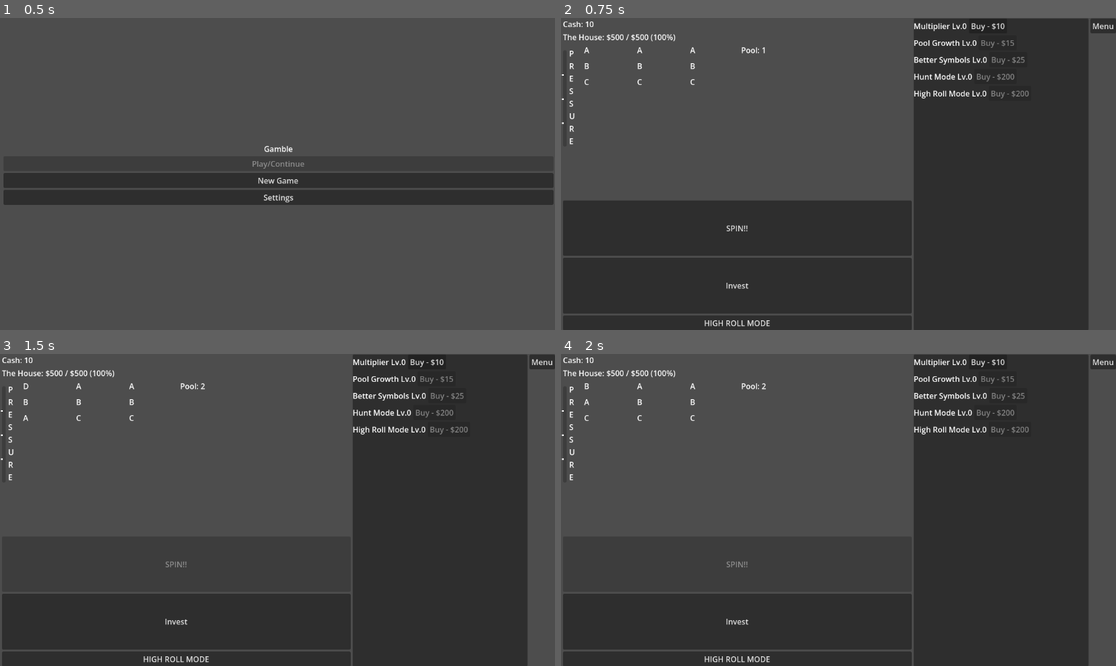
Above: before the commit, frames 1-4 (two rows, left to right).
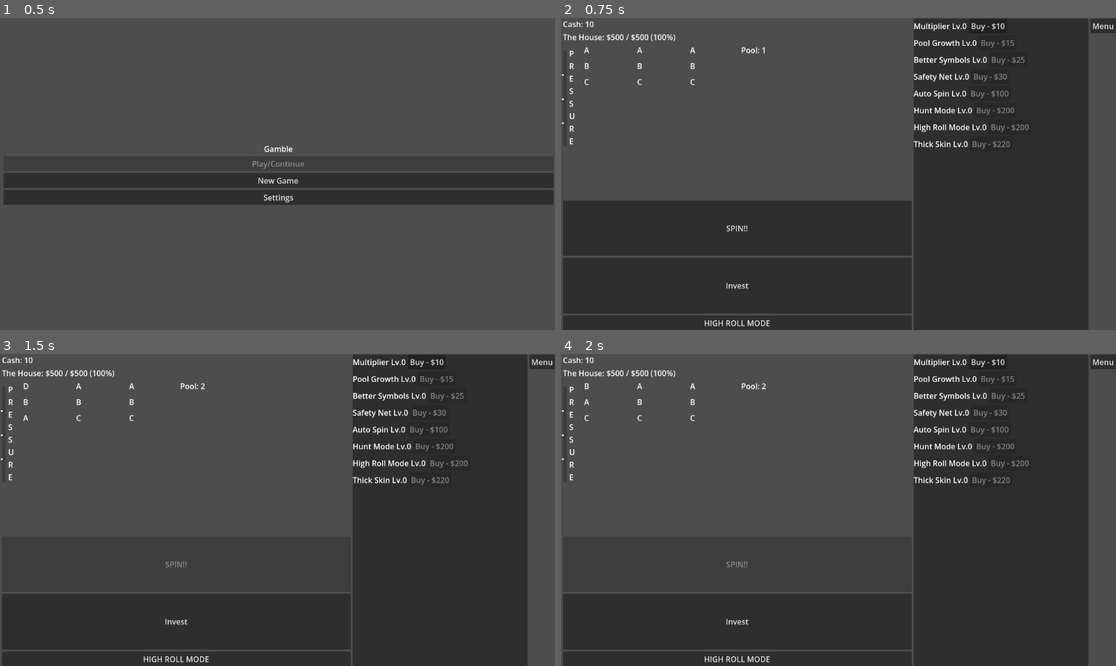
Above: after the commit, the same moments.

Repository: CarterLaFrenz/idle-casino-game
Game: Godot game, scene res://menu.tscn
Two runs of this game, one before a commit and one after it. Both use one fixed random seed, a clock stepped at 60 frames per second and the inputs below.
Inputs:
- Up to frame 1 (0.5 s): no input
- Up to frame 2 (0.75 s): click "New Game" at 0.5 s
- Up to frame 3 (1.5 s): click "SPIN!!" at 1.25 s
- Up to frame 4 (2 s): no input

Frame 1 is identical in both runs. In frame 2, 0.9% of the frame differs, in the area x 63-85%, y 17-43%; in frame 3, 0.9%; in frame 4, 0.9%.

Commit message:
Add new upgrade resources and update upgrade manager

Diff:
--- /dev/null
+++ b/data/upgrades/auto_spin.tres
@@ -0,0 +1,15 @@
+[gd_resource type="Resource" script_class="UpgradeData" format=3 uid="uid://bbiejuous0r44"]
+
+[ext_resource type="Script" uid="uid://ufkmj78wsthr" path="res://upgrade_data.gd" id="1_yybyq"]
+
+[resource]
+script = ExtResource("1_yybyq")
+display_name = "Auto Spin"
+description = "Automatically spins the slot machine for you. Each level speeds up the interval between spins."
+effect_type = "auto_spin"
+effect_per_level = 0.5
+base_value = 3.0
+base_cost = 100
+max_level = 5
+shop_order = 4
+metadata/_custom_type_script = "uid://ufkmj78wsthr"
--- /dev/null
+++ b/data/upgrades/lucky_finger.tres
@@ -0,0 +1,16 @@
+[gd_resource type="Resource" script_class="UpgradeData" format=3 uid="uid://b4m8ajfref3w4"]
+
+[ext_resource type="Script" uid="uid://ufkmj78wsthr" path="res://upgrade_data.gd" id="1_bvsx5"]
+
+[resource]
+script = ExtResource("1_bvsx5")
+display_name = "Lucky Finger"
+description = "Make those pesky skulls show up less."
+effect_type = "skull_weight"
+effect_per_level = 2.0
+base_cost = 280
+cost_scale = 2.2
+max_level = 5
+shop_order = 8
+requires_house_level = 2
+metadata/_custom_type_script = "uid://ufkmj78wsthr"
--- /dev/null
+++ b/data/upgrades/safety_net.tres
@@ -0,0 +1,14 @@
+[gd_resource type="Resource" script_class="UpgradeData" format=3 uid="uid://o4ussx3rrudf"]
+
+[ext_resource type="Script" uid="uid://ufkmj78wsthr" path="res://upgrade_data.gd" id="1_2gr6g"]
+
+[resource]
+script = ExtResource("1_2gr6g")
+display_name = "Safety Net"
+description = "Reduces the amount of pool lost on a bust. Each level softens the blow by 5%."
+effect_type = "safety_net"
+effect_per_level = 0.25
+base_cost = 30
+max_level = 5
+shop_order = 3
+metadata/_custom_type_script = "uid://ufkmj78wsthr"
--- /dev/null
+++ b/data/upgrades/thick_skin.tres
@@ -0,0 +1,15 @@
+[gd_resource type="Resource" script_class="UpgradeData" format=3 uid="uid://cnt8v00ta2s2r"]
+
+[ext_resource type="Script" uid="uid://ufkmj78wsthr" path="res://upgrade_data.gd" id="1_bj4rl"]
+
+[resource]
+script = ExtResource("1_bj4rl")
+display_name = "Thick Skin"
+description = "Reduce how much those losses hurt in hunt mode."
+effect_type = "bust_penalty"
+effect_per_level = 0.05
+base_cost = 220
+cost_scale = 2.5
+max_level = 4
+shop_order = 7
+metadata/_custom_type_script = "uid://ufkmj78wsthr"
--- a/upgrade_data.gd
+++ b/upgrade_data.gd
@@ -8,7 +8,7 @@
 @export_enum("payout_mult", "pool_per_spin", "unlock_symbols", "luck", "bust_penalty",
 	"spin_speed", "house_threshold", "reroll_chance", "safety_net",
 	"auto_spin", "offline_efficiency", "max_afk_hours",
-	"hunt_mode", "auto_cashout") var effect_type: String = "payout_mult"
+	"high_roll_mode", "auto_cashout", "skull_weight") var effect_type: String = "payout_mult"
 @export var effect_per_level: float = 1.0
 
 ## Base value for feature unlocks
--- a/upgrade_manager.gd
+++ b/upgrade_manager.gd
@@ -93,7 +93,6 @@
 
 	# Luck, reroll, safety net — wire these up as you build them
 	slot_machine.reroll_chance = get_effect_total("reroll_chance") / 100.0
-	slot_machine.safety_net_pct = get_effect_total("safety_net") / 100.0
 
 	# --- FEATURE UNLOCKS ---
 
@@ -101,9 +100,6 @@
 	slot_machine.auto_spin_enabled = is_feature_unlocked("auto_spin")
 	if slot_machine.auto_spin_enabled:
 		slot_machine.auto_spin_interval = get_feature_value("auto_spin")
-
-	# Hunt mode: pure unlock
-	slot_machine.hunt_mode_available = is_feature_unlocked("hunt_mode")
 
 	# Auto-cashout: pure unlock
 	slot_machine.auto_cashout_available = is_feature_unlocked("auto_cashout")
